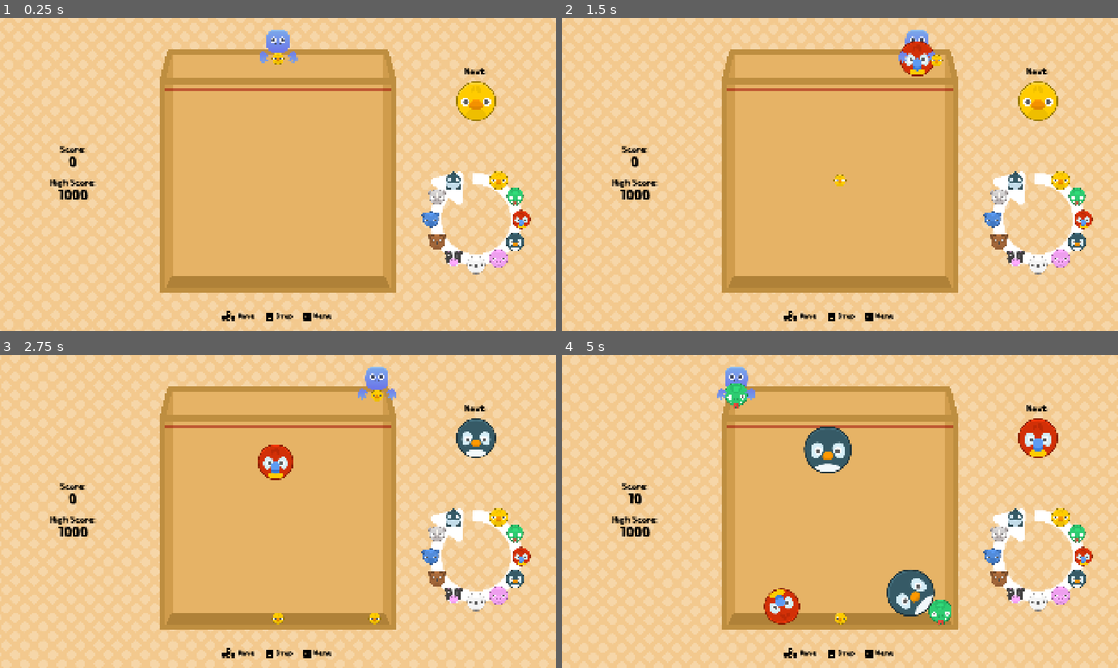
Above: before the commit, frames 1-4 (two rows, left to right).
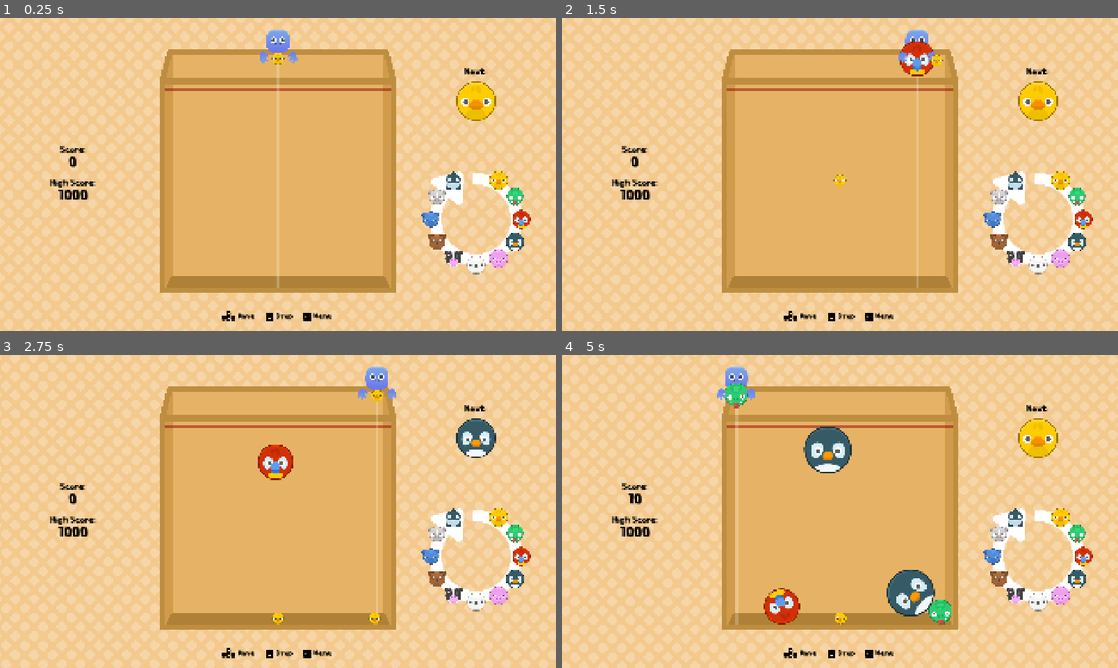
Above: after the commit, the same moments.

Repository: Quar15/drop-zoo-game
Game: Godot game, scene res://scenes/main.tscn
Two runs of this game, one before a commit and one after it. Both use one fixed random seed, a clock stepped at 60 frames per second and the inputs below. Sound files missing from this copy of the repository are replaced by a short silence.
Inputs (mouse positions are in pixels of both pictures, inside the frame that each line leads up to):
- Up to frame 1 (0.25 s): no input
- Up to frame 2 (1.5 s): tap Enter at 0.5 s; move the mouse to (962, 158) at 0.52 s; hold D (right) 0.53-1.28 s; hold Space (action) 0.53-1.28 s; click (962, 158) at 0.67 s; move the mouse to (728, 190) at 1.27 s; hold A (left) from 1.28 s (still down); tap Space (action) at 1.35 s
- Up to frame 3 (2.75 s): move the mouse to (333, 442) at 2.02 s; release A (left) at 2.03 s; hold D (right) from 2.03 s (still down); hold Space (action) from 2.03 s (still down)
- Up to frame 4 (5 s): move the mouse to (812, 574) at 2.77 s; release Space (action) at 2.78 s; tap Space (action) at 2.85, 4.35 s; click (812, 574) at 2.92 s; move the mouse to (1006, 558) at 3.52 s; release D (right) at 3.53 s; hold Space (action) 3.53-4.28 s; hold A (left) from 3.53 s (still down); move the mouse to (673, 464) at 4.27 s

The runs differ from the first frame. In frame 1, 0.4% of the frame differs, in the area x 49-51%, y 14-87%; in frame 2, 0.3%; in frame 3, 0.3%; in frame 4, 1.1%, in the area x 31-90%, y 17-87%.

Commit message:
add: aiming line, merge sfx

Diff:
--- /dev/null
+++ b/prefabs/audio_manager.tscn
@@ -0,0 +1,9 @@
+[gd_scene format=3 uid="uid://cj1q5e14o2psi"]
+
+[ext_resource type="Script" uid="uid://xqu0f7axbxow" path="res://scripts/globals/audio_manager.gd" id="1_dn1u1"]
+[ext_resource type="Script" uid="uid://bg8gbdrbdr7b3" path="res://scripts/globals/source_effect_resource.gd" id="2_6hqem"]
+[ext_resource type="Resource" uid="uid://ebcx7cwhn8si" path="res://resources/sound/sfx_animal_merge.tres" id="3_aymke"]
+
+[node name="AudioManager" type="Node2D" unique_id=1257390383]
+script = ExtResource("1_dn1u1")
+sound_effects = Array[ExtResource("2_6hqem")]([ExtResource("3_aymke")])
--- a/prefabs/player.tscn
+++ b/prefabs/player.tscn
@@ -20,6 +20,10 @@
 animals_parent = NodePath(".")
 spawn_timer = NodePath("Timer")
 spawnable_animal_resources = Array[ExtResource("2_kbsxf")]([ExtResource("3_rgeog"), ExtResource("4_opo22"), ExtResource("6_8rb0w"), ExtResource("7_sd3sa")])
+
+[node name="Line2D" type="Line2D" parent="." unique_id=1492661200]
+points = PackedVector2Array(0, 0, 0, 850)
+default_color = Color(1, 1, 1, 0.22745098)
 
 [node name="Sprite2D" type="Sprite2D" parent="." unique_id=1819302372]
 texture = ExtResource("1_r66lb")
--- a/project.godot
+++ b/project.godot
@@ -20,7 +20,7 @@
 [autoload]
 
 Global="*uid://boxnkk7621syh"
-AudioManager="*uid://xqu0f7axbxow"
+AudioManager="*uid://cj1q5e14o2psi"
 InputManager="*uid://b51swomofbkvr"
 
 [display]
--- /dev/null
+++ b/resources/sound/sfx_animal_merge.tres
@@ -0,0 +1,12 @@
+[gd_resource type="Resource" script_class="SoundEffect" format=3 uid="uid://ebcx7cwhn8si"]
+
+[ext_resource type="Script" uid="uid://bg8gbdrbdr7b3" path="res://scripts/globals/source_effect_resource.gd" id="1_ss1t2"]
+[ext_resource type="AudioStream" uid="uid://cbu7jsr73s836" path="res://assets/sfx/ui_soundpack/African3.wav" id="2_nkgru"]
+
+[resource]
+script = ExtResource("1_ss1t2")
+type = 1
+sound_effect = ExtResource("2_nkgru")
+volume = -12.0
+pitch_randomness = 0.5
+metadata/_custom_type_script = "uid://bg8gbdrbdr7b3"
--- a/scripts/animal.gd
+++ b/scripts/animal.gd
@@ -72,6 +72,7 @@
 	body.is_dirty = true
 
 	animal_is_merging.emit(self, body)
+	AudioManager.create_audio(SoundEffect.SOUND_EFFECT_TYPE.ANIMAL_MERGE)
 
 	printt(self.name, "touched", body.name)
 
--- a/scripts/globals/audio_manager.gd
+++ b/scripts/globals/audio_manager.gd
@@ -1,4 +1,4 @@
-extends Node3D
+extends Node
 ## Audio manager node. Inteded to be globally loaded as a 2D Scene. Handles [method create_2d_audio_at_location()] and [method create_audio()] to handle the playback and culling of simultaneous sound effects.
 ##
 ## To properly use, define [enum SoundEffect.SOUND_EFFECT_TYPE] for each unique sound effect, create a Node2D scene for …(311 unchanged characters)…
--- a/scripts/globals/source_effect_resource.gd
+++ b/scripts/globals/source_effect_resource.gd
@@ -4,7 +4,8 @@
 
 ## Stores the different types of sounds effects available to be played to distinguish them from another. Each new Sound …(186 unchanged characters)…
 enum SOUND_EFFECT_TYPE {
-UI_CLICK
+UI_CLICK,
+ANIMAL_MERGE,
 }
 
 @export_range(0, 10) var limit: int = 5  ## Maximum number of this SoundEffect to play simultaneously before culled.
Not shown, added: assets/sfx/ui_soundpack/African3.wav.import
Not shown, added: assets/sfx/ui_soundpack/Coffee1.wav.import
Not shown, added: assets/sfx/ui_soundpack/_source.txt
Not shown, added: assets/sfx/ui_soundpack/African3.wav
Not shown, added: assets/sfx/ui_soundpack/Coffee1.wav
